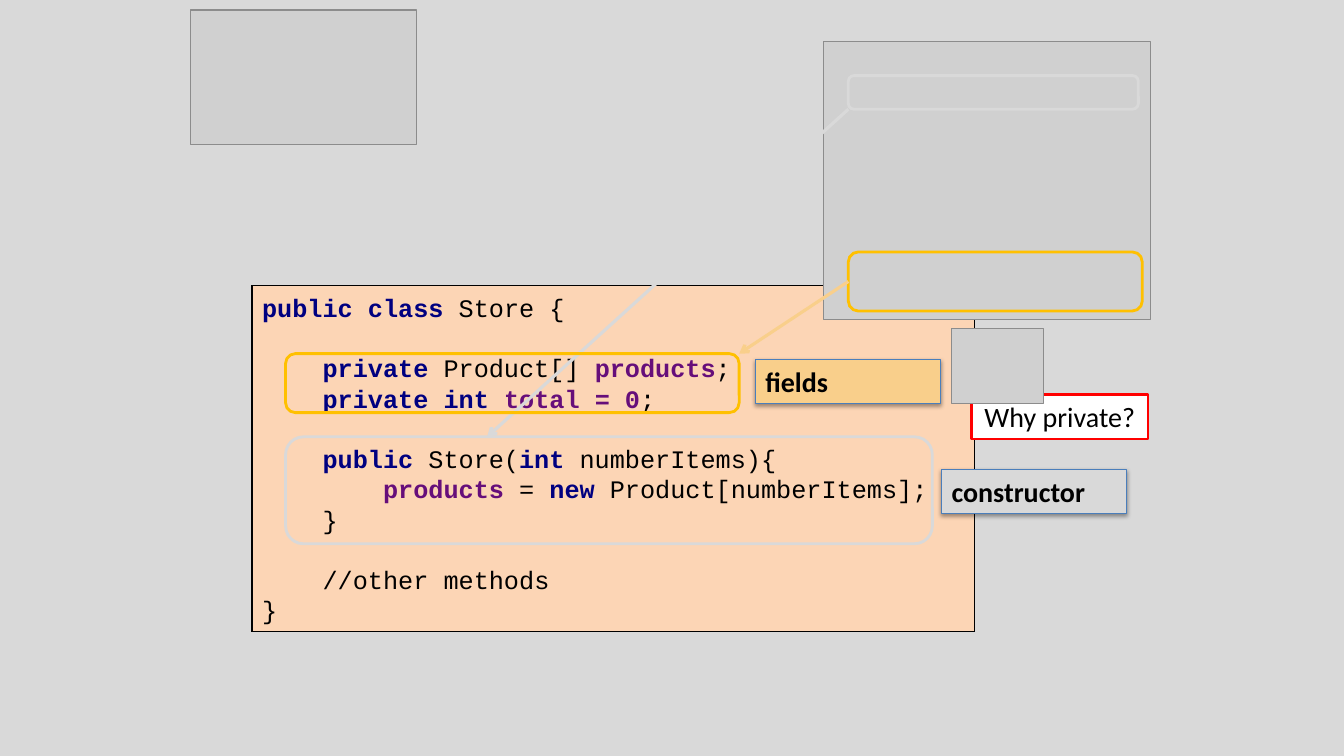
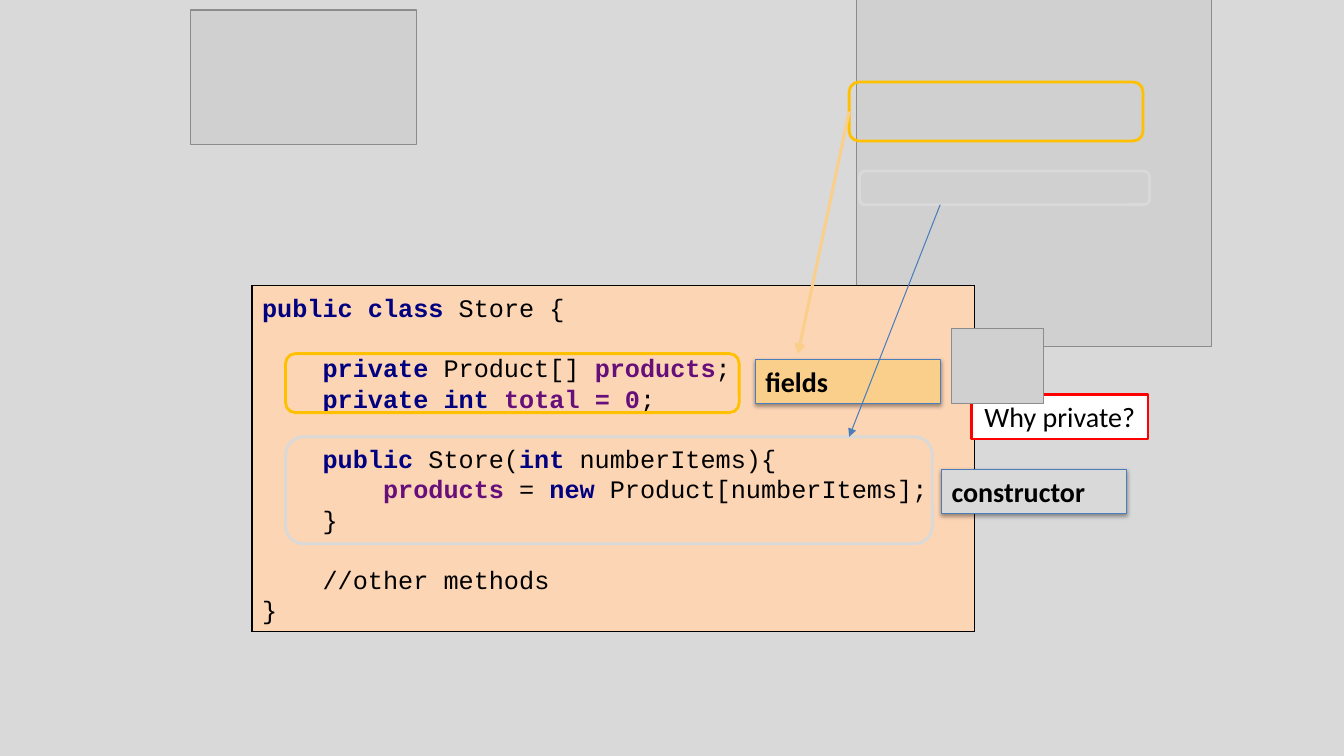
Before and after one commit to Programming-Fundamentals-SETU/prog-fund-1-sept-25, a slide deck: slide 9 of topic08-arrays-of-objects/unit-1/talk-3-array-product/c-array-product.pptx. Drawn at 1344x756 pixels with LibreOffice and Linux fonts; fonts in the diff are those of the drawing; grey boxes stand for pictures. Boxes give left, top, right and bottom in pixels: in the first picture for what was removed or moved away, otherwise in the second. Text is boxed around its words. In the diff, an @@ line names an element or a change of style, - is before the commit and + after.

```diff
--- a/topic08-arrays-of-objects/unit-1/talk-3-array-product/c-array-product.pptx
+++ b/topic08-arrays-of-objects/unit-1/talk-3-array-product/c-array-product.pptx
@@ picture: place and size @@
-picture at bbox=[824, 42, 1151, 321]
+picture at bbox=[857, 0, 1211, 347]
@@ rounded rectangle: place and size @@
-rounded rectangle at bbox=[849, 252, 1143, 312]
+rounded rectangle at bbox=[849, 82, 1143, 141]
@@ arrow removed from (849, 109) to (487, 437) @@
@@ arrow moved from (849, 281) - (739, 354) to (849, 112) - (799, 354) @@
@@ rounded rectangle: place and size @@
-rounded rectangle at bbox=[849, 76, 1139, 109]
+rounded rectangle at bbox=[860, 171, 1150, 205]
@@ arrow added from (941, 205) to (849, 437), #4B7EBC 0.75 pt @@
```
Also in this commit, not shown: 13 other slides changed, 25 other files.
